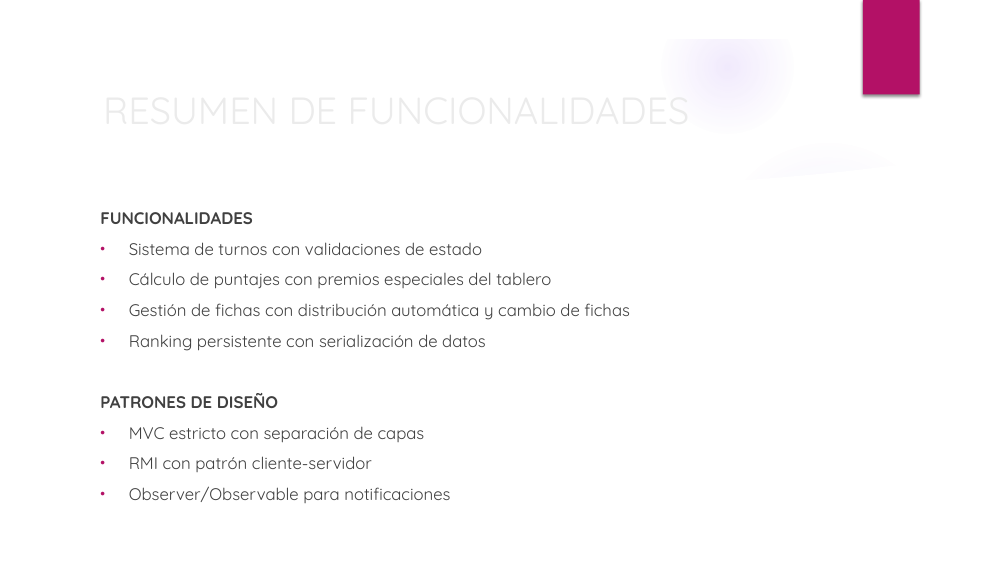
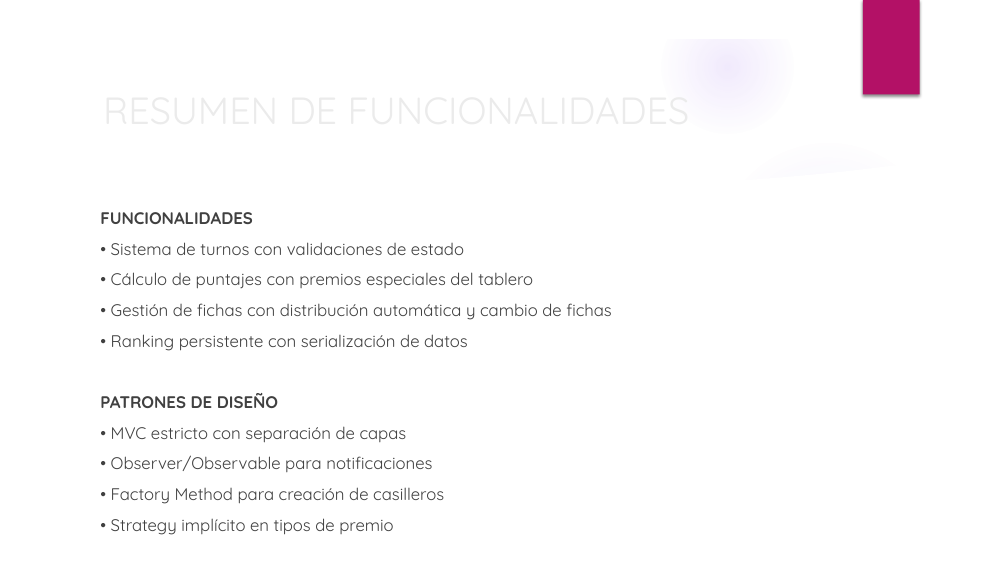
Before and after one commit to BinaryJuan/scrabble-poo, a slide deck: slide 48 of SCRABBLE.pptx (slide 50 before the commit). Drawn at 1008x567 pixels with LibreOffice and Linux fonts; fonts in the diff are those of the drawing; background and template pictures are left out. Boxes give left, top, right and bottom in pixels: in the first picture for what was removed or moved away, otherwise in the second. Text is boxed around its words. In the diff, an @@ line names an element or a change of style, - is before the commit and + after.

```diff
--- a/SCRABBLE.pptx
+++ b/SCRABBLE.pptx
@@ text at bbox=[111, 242, 612, 351]: text changed @@
-• Sistema de turnos con validaciones de estado
-• Cálculo de puntajes con premios especiales del tablero
-• Gestión de fichas con distribución automática y cambio de fichas
-• Ranking persistente con serialización de datos
+• Sistema de turnos con validaciones de estado
+• Cálculo de puntajes con premios especiales del tablero
+• Gestión de fichas con distribución automática y cambio de fichas
+• Ranking persistente con serialización de datos
@@ text at bbox=[111, 426, 444, 535]: text changed @@
-• MVC estricto con separación de capas
-• RMI con patrón cliente-servidor
-• Observer/Observable para notificaciones
+• MVC estricto con separación de capas
+• Observer/Observable para notificaciones
+• Factory Method para creación de casilleros
+• Strategy implícito en tipos de premio
```
Also in this commit, not shown: 12 other slides changed, 1 slide added, 3 slides removed.
